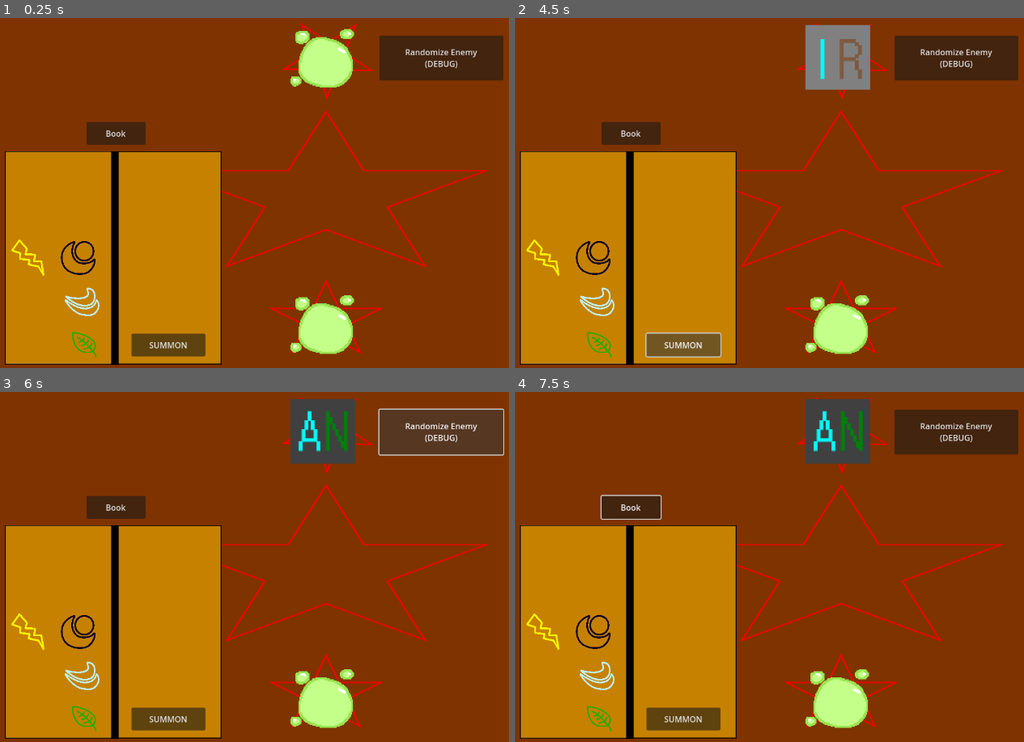
Above: before the commit, frames 1-4 (two rows, left to right).
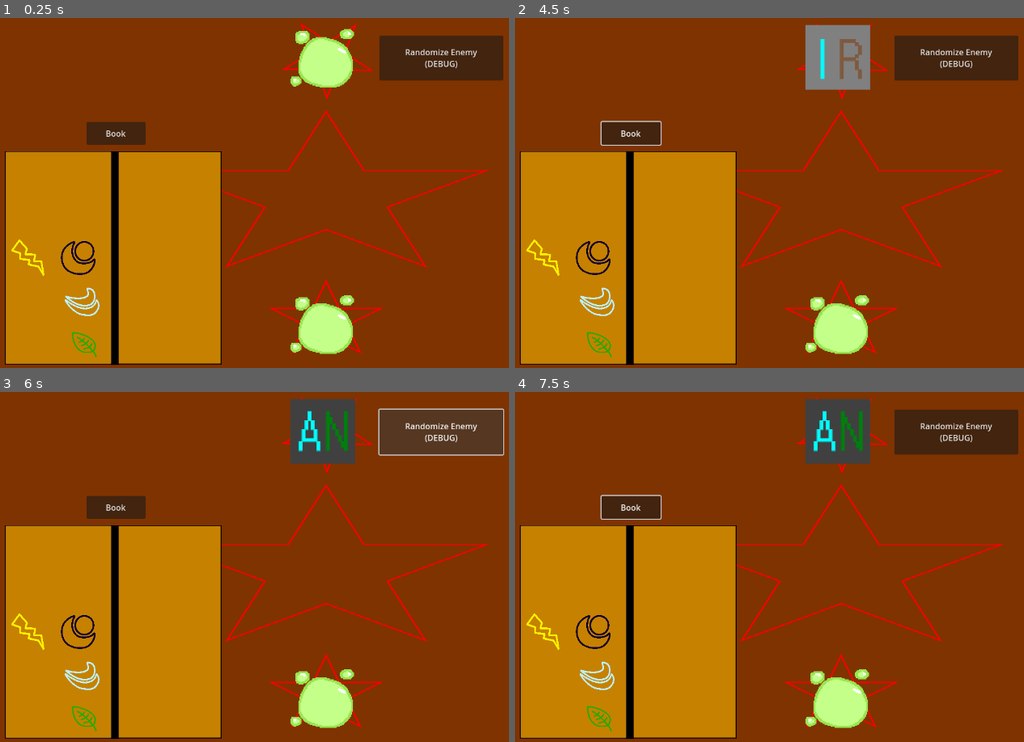
Above: after the commit, the same moments.

Repository: DigiDuncan/DPNJam1
Game: Godot game, scene res://main.tscn
Same seed, same stepped clock (60 frames per second), same inputs: the game is played once before the commit and once after it.
Inputs (mouse positions are in pixels of both pictures, inside the frame that each line leads up to):
- Up to frame 1 (0.25 s): no input
- Up to frame 2 (4.5 s): click (682, 343) at 0.5 s, where only the run before the commit has a clickable "SUMMON"; click "Book" at 1.25 s; click "Randomize Enemy (DEBUG)" at 2 s; click "Randomize Enemy (DEBUG)" at 2.75 s; click "Book" at 3.5 s; click (682, 343) at 4.25 s, where only the run before the commit has a clickable "SUMMON"
- Up to frame 3 (6 s): click (167, 717) at 5 s, where only the run before the commit has a clickable "SUMMON"; click "Randomize Enemy (DEBUG)" at 5.75 s
- Up to frame 4 (7.5 s): click "Book" at 6.5 s; tap Enter at 7.25 s; move the mouse to (983, 542) at 7.27 s; click (983, 542) at 7.42 s

The runs differ from the first frame. In frame 1, 1.0% of the frame differs, in the area x 25-41%, y 90-97%; in frame 2, 1.2%, in the area x 16-41%, y 29-97%; in frame 3, 1.0%; in frame 4, 1.0%.
Error before the commit: Invalid type in function '@primary_type_setter' in base 'Sprite2D (Monster)'. Cannot convert argument 1 from Nil to int. (res://scripts/Monster.gd:50)

Commit message:
hide summon button when it's not usable

Diff:
--- a/main.tscn
+++ b/main.tscn
@@ -338,6 +338,7 @@
 texture = ExtResource("14_ukgwx")
 
 [node name="SummonButton" type="Button" parent="Book"]
+visible = false
 offset_left = 50.0
 offset_top = 171.0
 offset_right = 196.0
@@ -387,6 +388,7 @@
 panning_strength = 0.0
 
 [connection signal="pressed" from="Book/SummonButton" to="GameManager" method="_on_summon_button_pressed"]
+[connection signal="pressed" from="Book/SummonButton" to="Book" method="_on_summon_button_pressed"]
 [connection signal="pressed" from="Book/SummonButton" to="Monsters/AllyMonster" method="_on_summon_button_pressed"]
 [connection signal="pressed" from="RandomEnemyButton" to="Monsters/EnemyMonster" method="_on_button_pressed"]
 [connection signal="pressed" from="BookButton" to="Book" method="_on_book_button_pressed"]
--- a/scripts/Book.gd
+++ b/scripts/Book.gd
@@ -59,5 +59,10 @@
 			secondary_element = element
 			print(primary_element)
 			print(secondary_element)
+			$SummonButton.show()
 			show_available()
 			return
+
+
+func _on_summon_button_pressed():
+	$SummonButton.hide()
